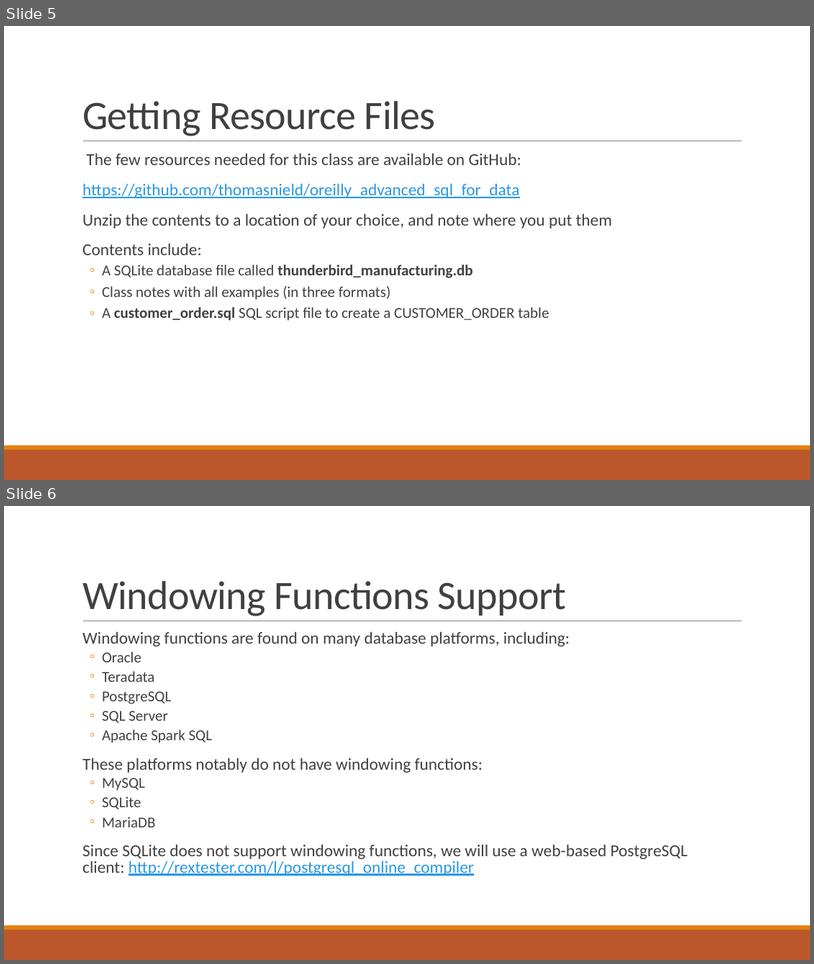
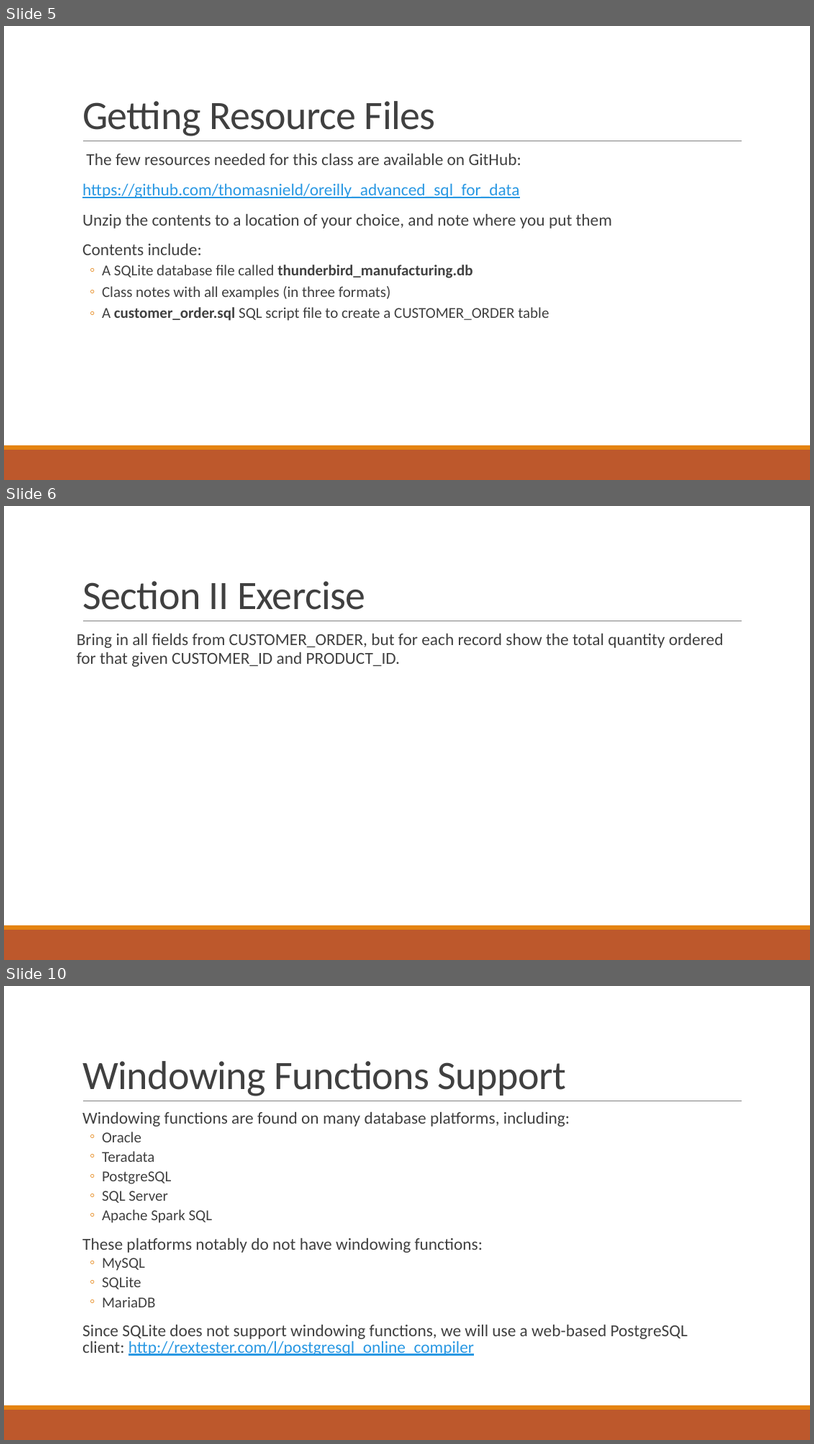
Before and after one commit to thomasnield/oreilly_intermediate_sql_for_data, a slide deck: oreilly_advanced_sql_for_data_analysis.pptx. Shown one above the other, each under a label of ours: slides 5 and 6 before the commit, slides 5, 6 and 10 after it; the slides between them are not shown. The pictures are 814x964 and 814x1444 pixels, drawn with LibreOffice and Linux fonts; fonts in the diff are those of the drawing. Boxes give left, top, right and bottom in pixels: in the first picture for what was removed or moved away, otherwise in the second. Text is boxed around its words. In the diff, an @@ line names an element or a change of style, - is before the commit and + after.

Commit message:
update powerpoint

```diff
--- a/oreilly_advanced_sql_for_data_analysis.pptx
+++ b/oreilly_advanced_sql_for_data_analysis.pptx
@@ slide 6 added at (4, 506, 810, 960), background #FFFFFF; not listed: 3 template elements that a slide beside it also shows @@
@@ title added at (82, 581, 366, 610), 48 pt, text #404040 @@
+Section II Exercise
@@ text added at (77, 633, 724, 667), 20 pt, text #404040 @@
+Bring in all fields from CUSTOMER_ORDER, but for each record show the total quantity ordered for that given CUSTOMER_ID and PRODUCT_ID.
@@ what was slide 6 is now slide 10 @@
```
Also in this commit, not shown: 3 other slides added.
